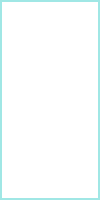
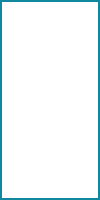
Two versions of the same layered image (100 x 200). Layer-by-layer changes:
painted on "decorations-wrapper-layer" over [0, 0, 100, 200]
hid "Paint Layer 1" over [0, 0, 100, 200]
